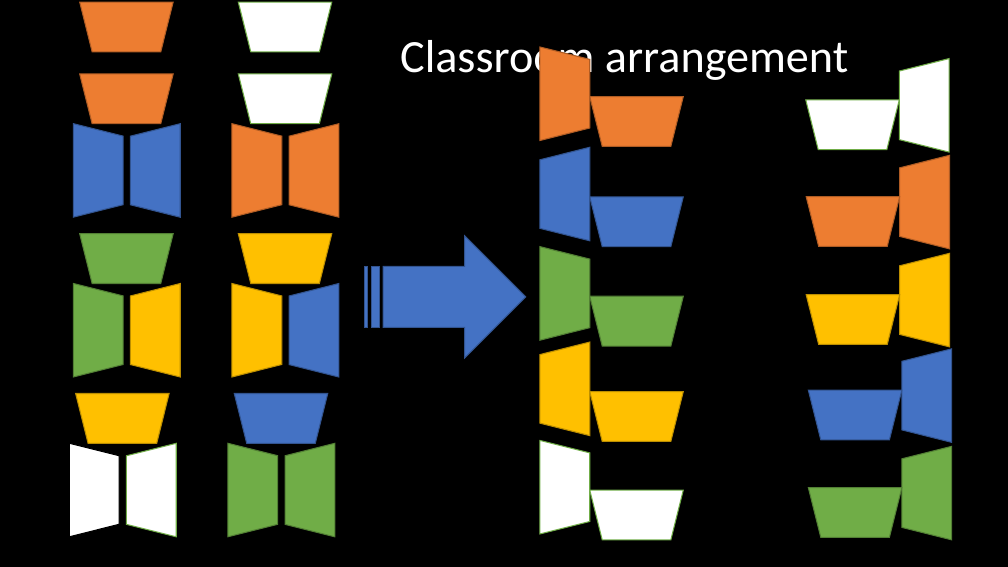
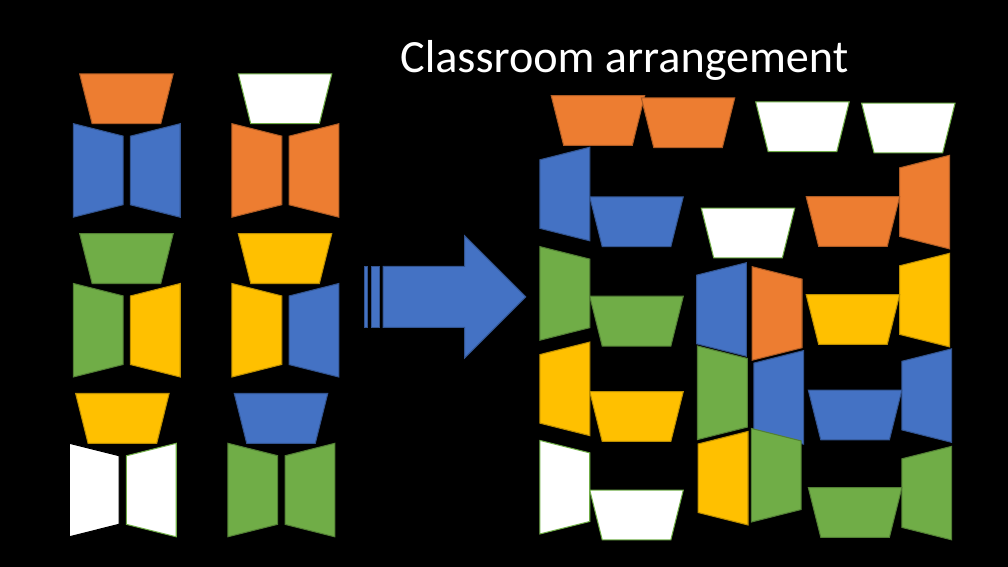
Before and after one commit to BroClements/CSE210ProgwClasses, a slide deck: slide 2 of CSE210Wk01ProgrammingTools.pptx. Drawn at 1008x567 pixels with LibreOffice and Linux fonts; fonts in the diff are those of the drawing. Boxes give left, top, right and bottom in pixels: in the first picture for what was removed or moved away, otherwise in the second. Text is boxed around its words. In the diff, an @@ line names an element or a change of style, - is before the commit and + after.

```diff
--- a/CSE210Wk01ProgrammingTools.pptx
+++ b/CSE210Wk01ProgrammingTools.pptx
@@ trapezoid removed at <box>79,2,173,52</box> @@
@@ trapezoid at <box>551,96,645,146</box>: rotation 90 to 180 degrees @@
@@ trapezoid: place and size @@
-trapezoid at <box>590,97,684,147</box>
+trapezoid at <box>641,98,735,147</box>
@@ trapezoid: place and size @@
-trapezoid at <box>806,100,900,150</box>
+trapezoid at <box>756,102,850,152</box>
@@ trapezoid at <box>862,103,956,153</box>: rotation 270 to 180 degrees @@
@@ trapezoid: place and size @@
-trapezoid at <box>238,2,332,52</box>
+trapezoid at <box>702,208,796,258</box>
@@ trapezoid added at <box>697,262,747,356</box>, fill #4472C4, outline #325491 1 pt @@
@@ trapezoid added at <box>752,267,802,361</box>, fill #ED7D31, outline #AF5C24 1 pt @@
@@ trapezoid added at <box>698,346,748,440</box>, fill #70AD47, outline #538035 1 pt @@
@@ trapezoid added at <box>754,351,804,445</box>, fill #4472C4, outline #325491 1 pt @@
@@ trapezoid added at <box>699,432,749,526</box>, fill #FFC000, outline #BD8E00 1 pt @@
@@ trapezoid added at <box>752,429,802,523</box>, fill #70AD47, outline #538035 1 pt @@
```
Also in this commit, not shown: 24 slides added.
